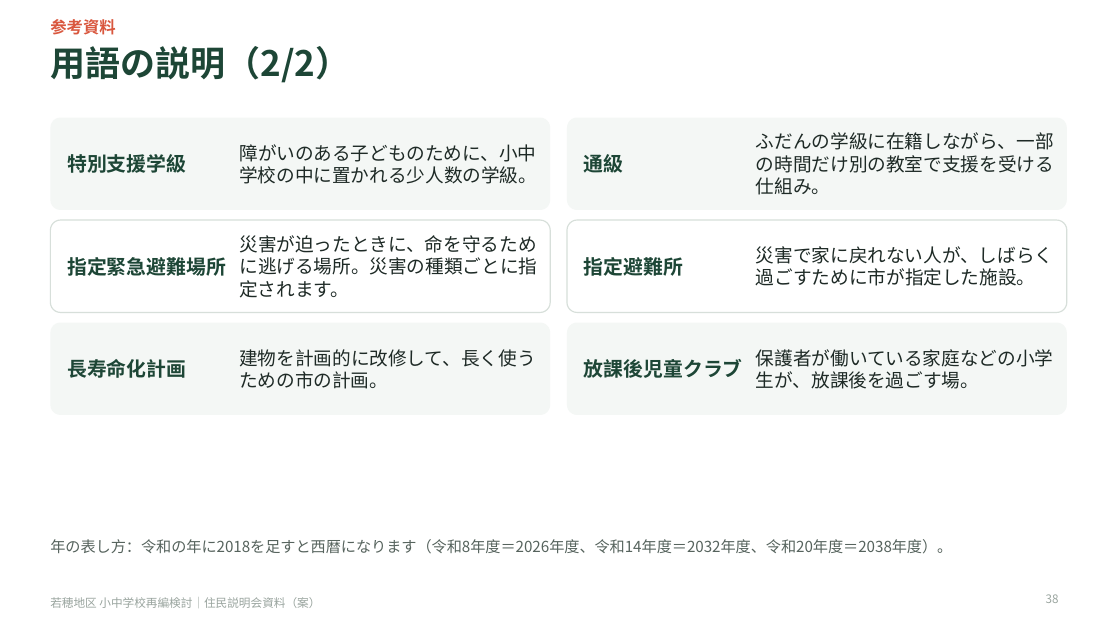
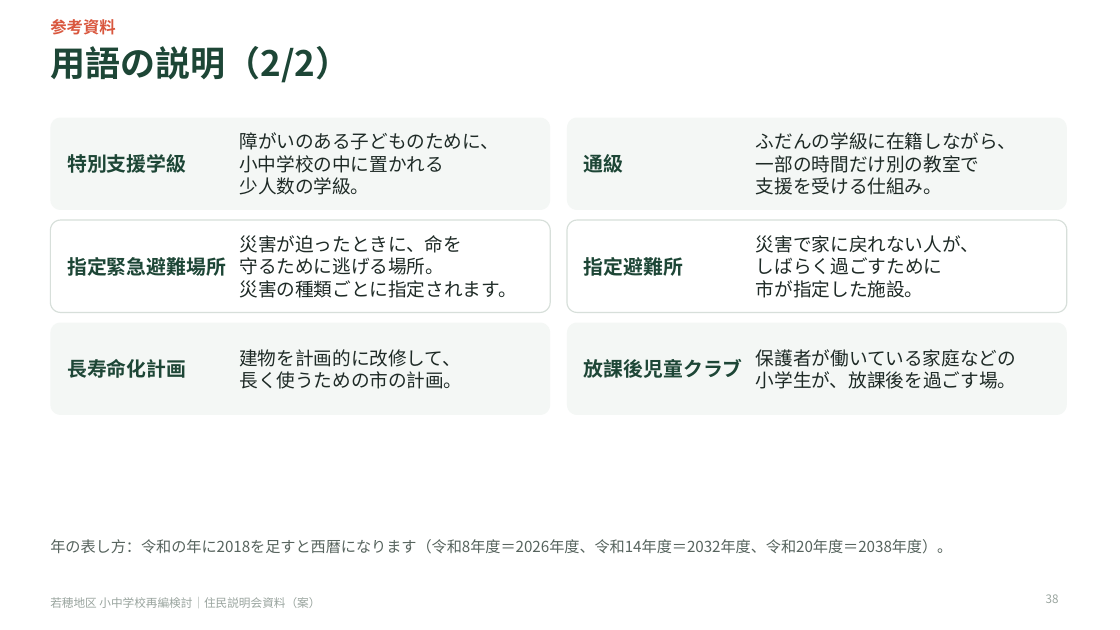
Before and after one commit to Masaki12008/GS, a slide deck: slide 38 of output/若穂地区_住民説明会資料.pptx. Drawn at 1120x630 pixels with LibreOffice and Linux fonts; fonts in the diff are those of the drawing. Boxes give left, top, right and bottom in pixels: in the first picture for what was removed or moved away, otherwise in the second. Text is boxed around its words. In the diff, an @@ line names an element or a change of style, - is before the commit and + after.

```diff
--- a/output/若穂地区_住民説明会資料.pptx
+++ b/output/若穂地区_住民説明会資料.pptx
@@ text at <box>239,132,499,195</box>: text changed @@
-障がいのある子どものために、小中学校の中に置かれる少人数の学級。
+障がいのある子どものために、
+小中学校の中に置かれる
+少人数の学級。
@@ text at <box>756,132,1017,195</box>: text changed @@
-ふだんの学級に在籍しながら、一部の時間だけ別の教室で支援を受ける仕組み。
+ふだんの学級に在籍しながら、
+一部の時間だけ別の教室で
+支援を受ける仕組み。
@@ text at <box>239,235,516,298</box>: text changed @@
-災害が迫ったときに、命を守るために逃げる場所。災害の種類ごとに指定されます。
+災害が迫ったときに、命を
+守るために逃げる場所。
+災害の種類ごとに指定されます。
@@ text at <box>756,235,979,298</box>: text changed @@
-災害で家に戻れない人が、しばらく過ごすために市が指定した施設。
+災害で家に戻れない人が、
+しばらく過ごすために
+市が指定した施設。
@@ text at <box>239,349,462,389</box>: text changed @@
-建物を計画的に改修して、長く使うための市の計画。
+建物を計画的に改修して、
+長く使うための市の計画。
@@ text at <box>756,349,1016,389</box>: text changed @@
-保護者が働いている家庭などの小学生が、放課後を過ごす場。
+保護者が働いている家庭などの
+小学生が、放課後を過ごす場。
```
Also in this commit, not shown: 16 other slides changed, 6 other files.
